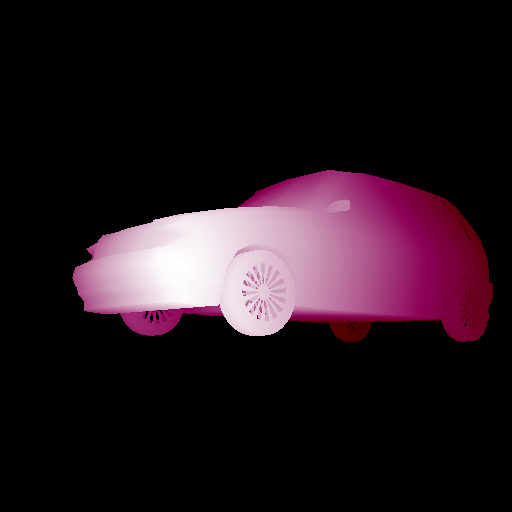
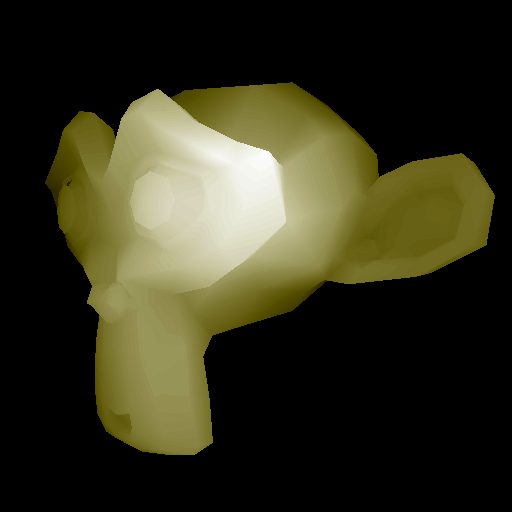
Revision of a layered 512 x 512 image; what changed, layer by layer:
hid group "Fiat" (1st of 2) (3 layers) over [45, 82, 495, 455]
showed group "suzanne" (1st of 2) (4 layers) over [45, 82, 495, 455]
